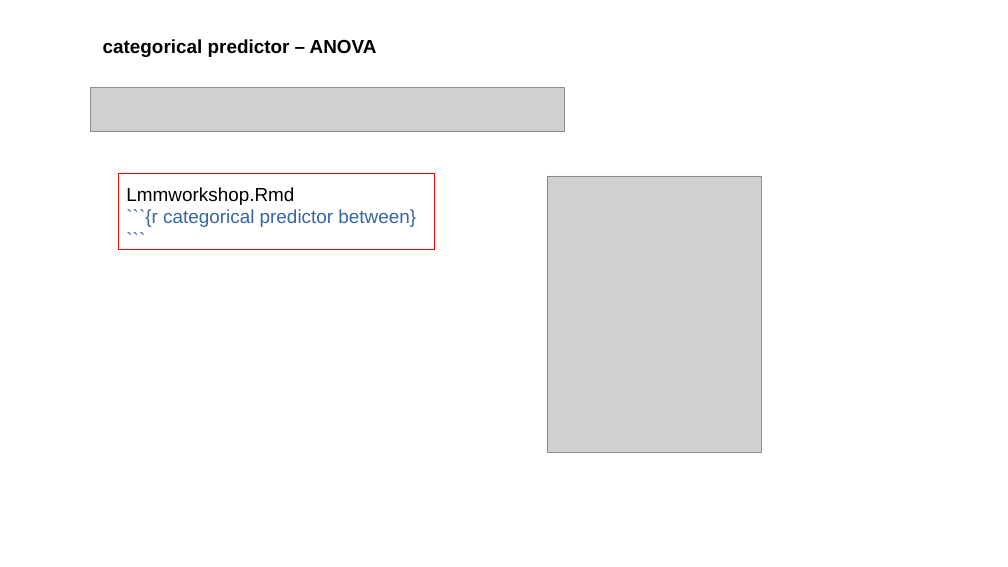
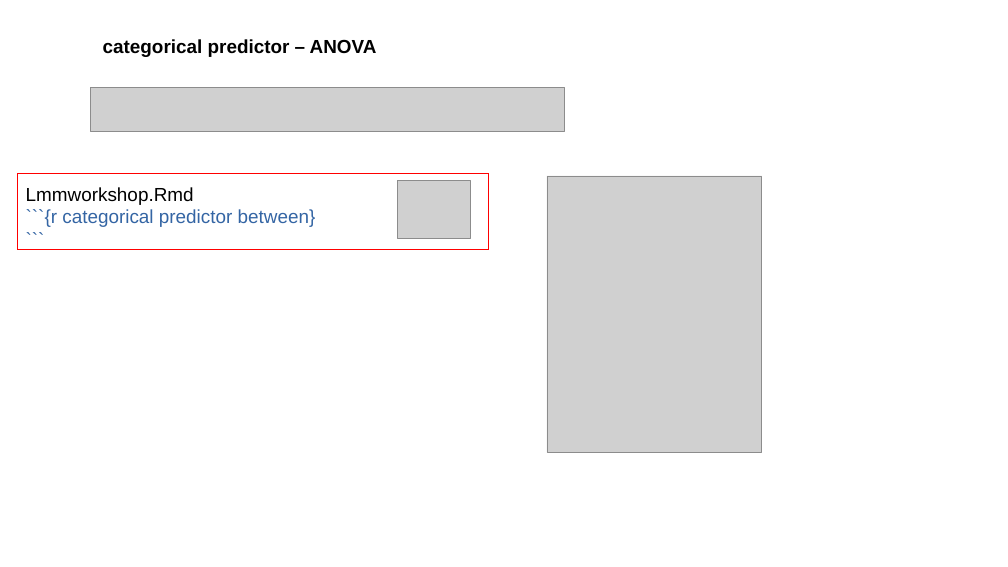
Before and after one commit to FPupillo/LMM_workshop, a slide deck: slide 63 of PPT_LMM.odp (slide 53 before the commit). Drawn at 1008x567 pixels with LibreOffice and Linux fonts; fonts in the diff are those of the drawing; grey boxes stand for pictures. Boxes give left, top, right and bottom in pixels: in the first picture for what was removed or moved away, otherwise in the second. Text is boxed around its words. In the diff, an @@ line names an element or a change of style, - is before the commit and + after.

```diff
--- a/PPT_LMM.odp
+++ b/PPT_LMM.odp
@@ text "Lmmworkshop.Rmd": place and size @@
-text "Lmmworkshop.Rmd" at bbox=[126, 187, 416, 227]
+text "Lmmworkshop.Rmd" at bbox=[26, 187, 316, 227]
@@ rectangle: place and size @@
-rectangle at bbox=[119, 173, 435, 250]
+rectangle at bbox=[18, 173, 488, 250]
@@ picture added at bbox=[398, 181, 470, 238] @@
```
Also in this commit, not shown: 34 other slides changed, 18 slides added, 5 slides removed, 6 other files.
